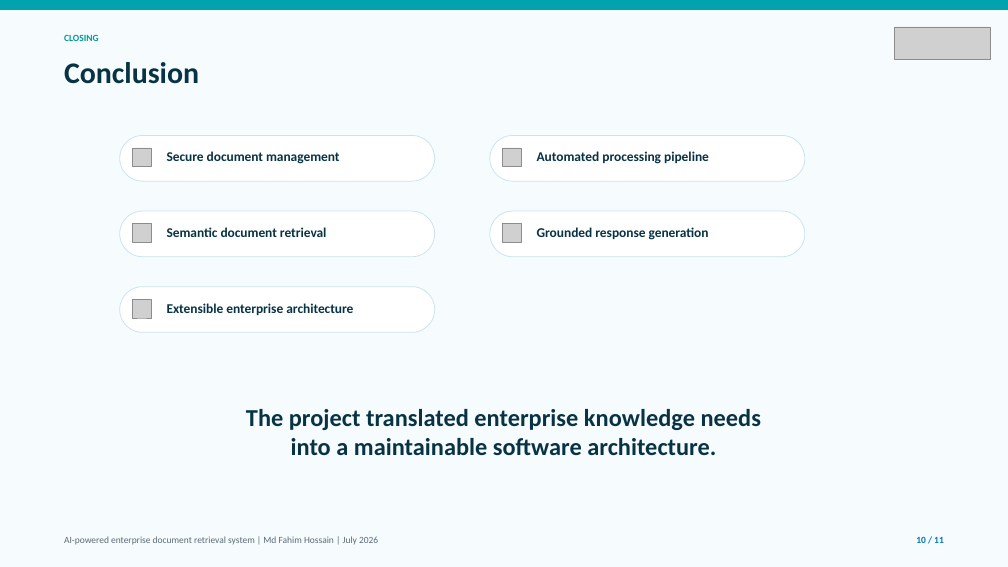
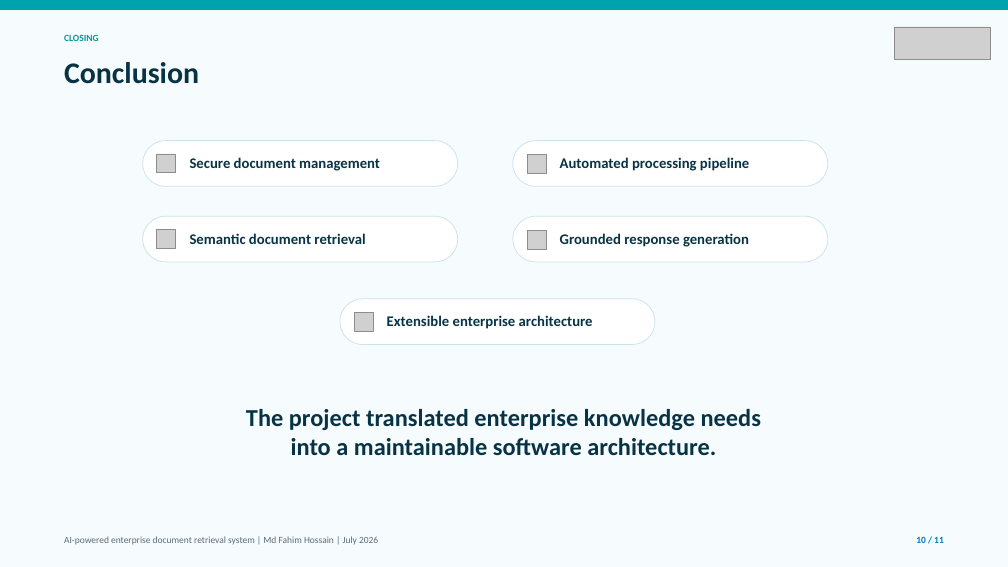
Before and after one commit to alifhossain174/Masters-Internship-Report, a slide deck: slide 10 of Software Specification & Design.pptx. Drawn at 1008x567 pixels with LibreOffice and Linux fonts; fonts in the diff are those of the drawing; grey boxes stand for pictures. Boxes give left, top, right and bottom in pixels: in the first picture for what was removed or moved away, otherwise in the second. Text is boxed around its words. In the diff, an @@ line names an element or a change of style, - is before the commit and + after.

```diff
--- a/Software Specification & Design.pptx
+++ b/Software Specification & Design.pptx
@@ picture removed at bbox=[132, 148, 151, 167] @@
@@ picture removed at bbox=[503, 148, 522, 167] @@
@@ picture added at bbox=[157, 154, 175, 173] @@
@@ picture added at bbox=[527, 155, 546, 174] @@
@@ picture removed at bbox=[132, 224, 151, 243] @@
@@ 4 texts, 4 rounded rectangles: place and size @@
-4 texts, 4 rounded rectangles at bbox=[119, 135, 805, 256]
+4 texts, 4 rounded rectangles at bbox=[143, 141, 828, 262]
@@ picture added at bbox=[157, 230, 175, 249] @@
@@ picture removed at bbox=[503, 224, 522, 243] @@
@@ picture added at bbox=[527, 231, 546, 250] @@
@@ picture removed at bbox=[132, 299, 151, 318] @@
@@ rounded rectangle: place and size @@
-rounded rectangle at bbox=[119, 287, 435, 332]
+rounded rectangle at bbox=[340, 299, 656, 344]
@@ picture added at bbox=[354, 312, 373, 331] @@
@@ size 12.8 to 14 pt in 5 elements at bbox=[560, 157, 749, 171], bbox=[560, 233, 749, 247], bbox=[190, 157, 380, 171], bbox=[190, 233, 365, 244], bbox=[387, 315, 593, 329] @@
@@ text "Extensible enterprise architecture": place and size @@
-text "Extensible enterprise architecture" at bbox=[167, 303, 353, 315]
+text "Extensible enterprise architecture" at bbox=[387, 315, 593, 329]
```
Also in this commit, not shown: 9 other slides changed, 1 other file.
